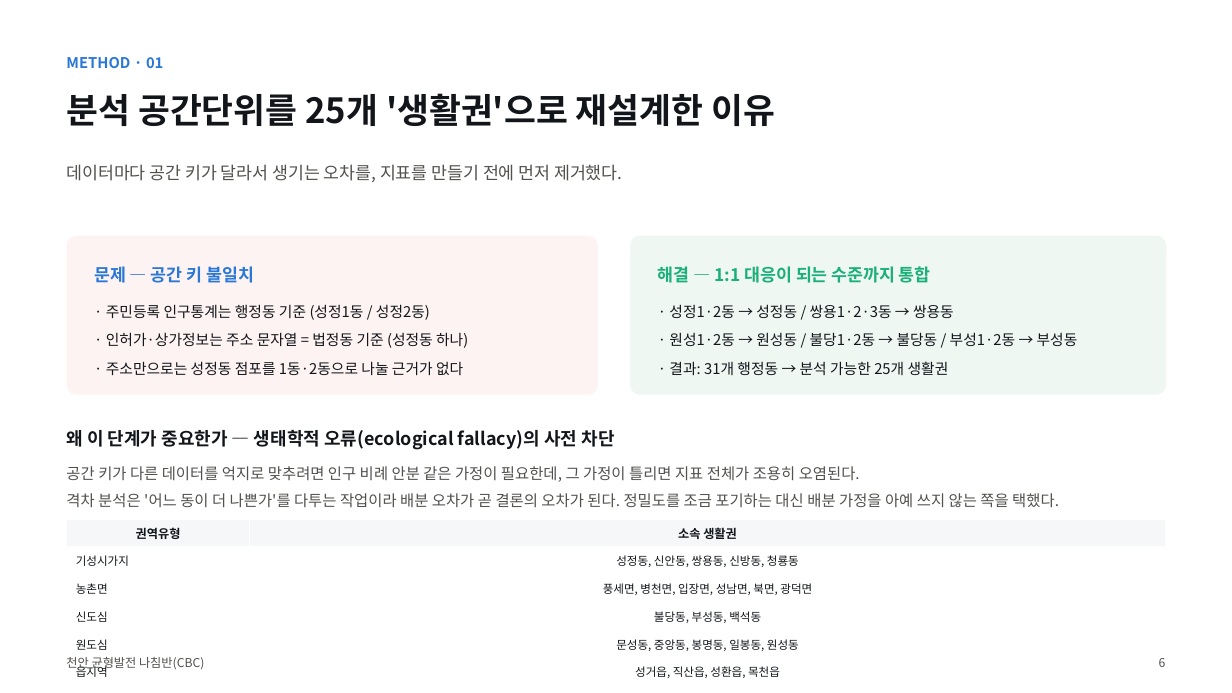
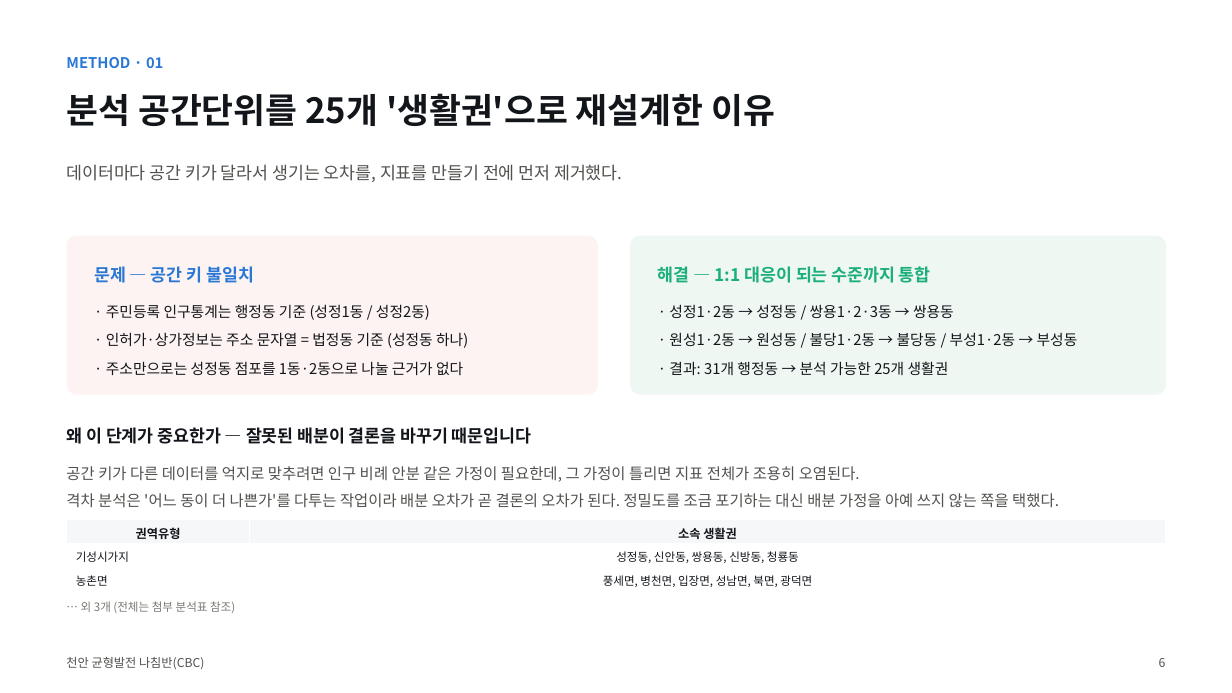
Before and after one commit to BioCode67/2026-AI-, a slide deck: slide 7 of deliverables/기획서_천안균형발전나침반_CBC.pptx. Drawn at 1232x693 pixels with LibreOffice and Linux fonts; fonts in the diff are those of the drawing. Boxes give left, top, right and bottom in pixels: in the first picture for what was removed or moved away, otherwise in the second. Text is boxed around its words. In the diff, an @@ line names an element or a change of style, - is before the commit and + after.

```diff
--- a/deliverables/기획서_천안균형발전나침반_CBC.pptx
+++ b/deliverables/기획서_천안균형발전나침반_CBC.pptx
@@ text at box(66, 427, 531, 444): text changed; size 14 to 13.5 pt @@
-왜 이 단계가 중요한가 — 생태학적 오류(ecological fallacy)의 사전 차단
+왜 이 단계가 중요한가 — 잘못된 배분이 결론을 바꾸기 때문입니다
@@ table at box(67, 519, 1165, 592) @@
-row 4: 신도심 | 불당동, 부성동, 백석동
-row 5: 원도심 | 문성동, 중앙동, 봉명동, 일봉동, 원성동
-row 6: 읍지역 | 성거읍, 직산읍, 성환읍, 목천읍
@@ text added at box(81, 601, 235, 613), 9 pt, text #7A7972 @@
+… 외 3개 (전체는 첨부 분석표 참조)
```
Also in this commit, not shown: 12 other slides changed, 1 slide added, 4 other files.
